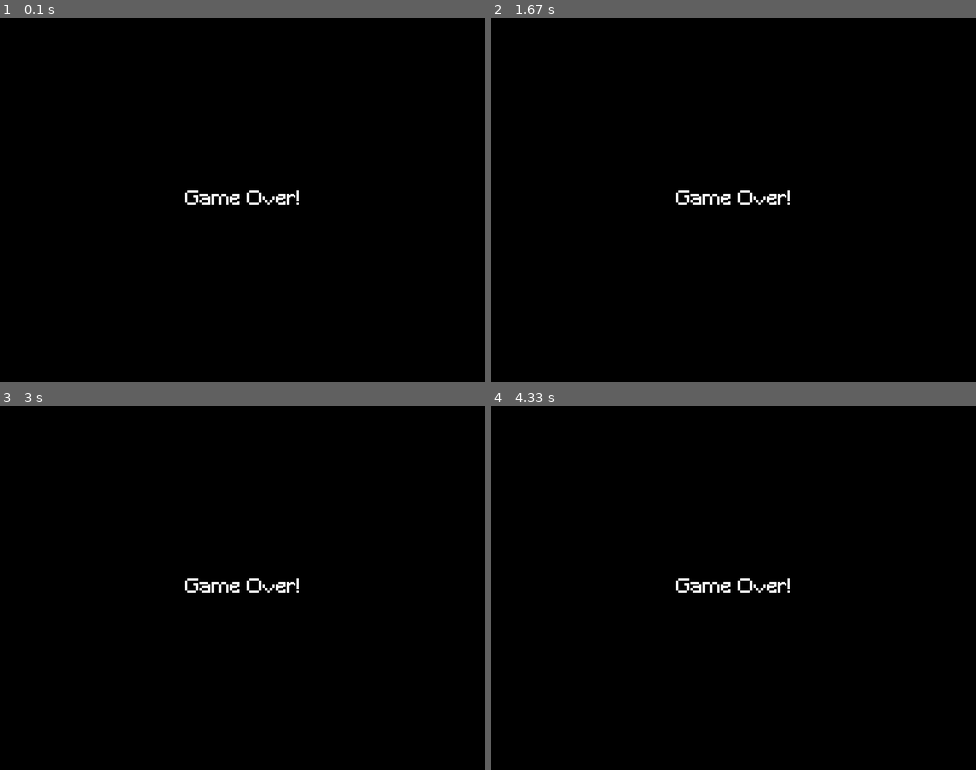
Above: before the commit, frames 1-4 (two rows, left to right).
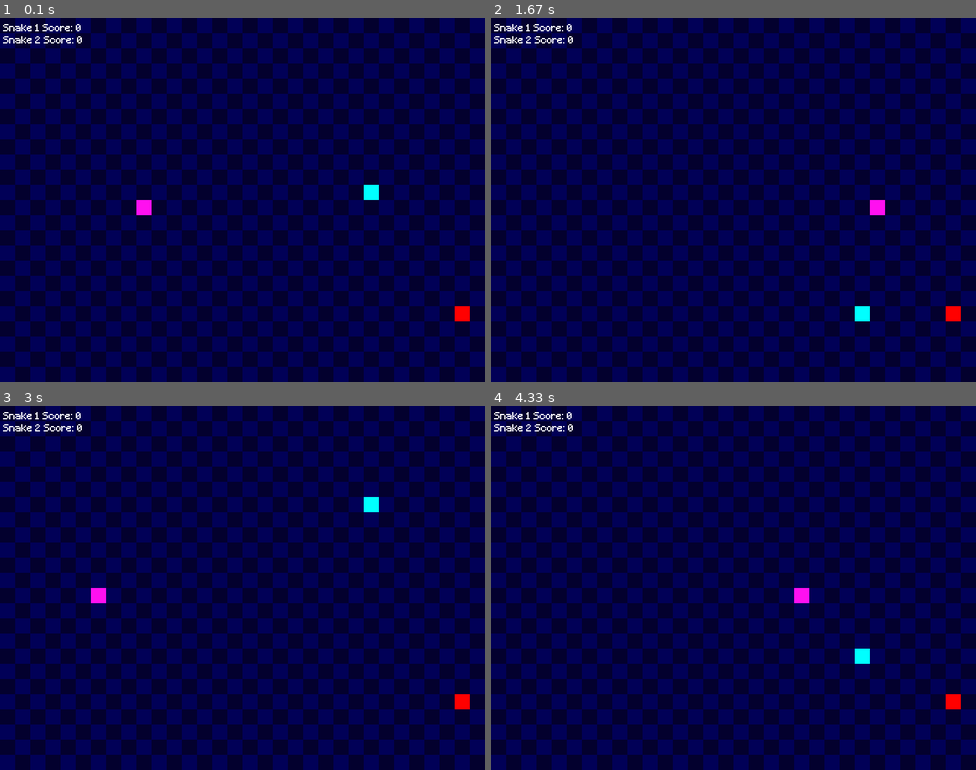
Above: after the commit, the same moments.

Repository: Sylvexia/snake_on_pygame
Game: pygame game, started from snake.py
Two runs of this game, one before a commit and one after it. Both use one fixed random seed, a clock stepped at 60 frames per second and the inputs below.
Inputs:
- Up to frame 1 (0.1 s): no input
- Up to frame 2 (1.67 s): no input
- Up to frame 3 (3 s): no input
- Up to frame 4 (4.33 s): no input

The runs differ from the first frame. In frame 1, 100% of the frame differs, in the area x 0-100%, y 0-100%; in frame 2, 100%; in frame 3, 100%; in frame 4, 100%.

Commit message:
complete for the game logic

Diff:
--- a/main.py
+++ b/main.py
@@ -1,6 +1,6 @@
 import pygame
 import pygame_gui
-from snake import snake_game
+from snake import snake_game, snake_game_2_player
 from option import option_gui
 
 pygame.init()
@@ -59,6 +59,8 @@
                                            )
 
 is_running = True
+game_mode = "single player"
+
 while is_running:
     for event in pygame.event.get():
         if event.type == pygame.QUIT:
@@ -68,9 +70,13 @@
 
         if event.type == pygame_gui.UI_BUTTON_PRESSED:
             if event.ui_element == button_new_game:
-                snake_game(screen)
+                if game_mode == "single player":
+                    snake_game(screen)
+                elif game_mode == "multiplayer":
+                    snake_game_2_player(screen)
+
             elif event.ui_element == button_options:
-                option_gui(screen)
+                game_mode=option_gui(screen)
             elif event.ui_element == button_quit:
                 is_running = False
 
--- a/option.py
+++ b/option.py
@@ -20,7 +20,14 @@
                                                     text="Return",
                                                     manager=gui_manager)
 
+    drop_down = pygame_gui.elements.UIDropDownMenu(relative_rect=pygame.Rect((250, 300), (300, 30)),
+                                                    options_list=["single player", "multiplayer"],
+                                                    starting_option="single player",
+                                                    manager=gui_manager)
+
     is_running = True
+
+    options = "single player"
 
     while is_running:
         for event in pygame.event.get():
@@ -34,9 +41,13 @@
                     volume = event.value
                     pygame.mixer.music.set_volume(volume)
 
+            elif event.type == pygame_gui.UI_DROP_DOWN_MENU_CHANGED:
+                if event.ui_element == drop_down:
+                    options = event.text
+
             elif event.type == pygame_gui.UI_BUTTON_PRESSED:
                 if event.ui_element == return_button:
-                    return
+                    return options
 
         gui_manager.update(pygame.time.Clock().tick(60) / 1000.0)
 
--- a/snake.py
+++ b/snake.py
@@ -125,9 +125,9 @@
             (self.position[0]*grid_width, self.position[1]*grid_height), (grid_width, grid_height))
         pygame.draw.rect(surface, self.color, r)
 
-def game_over(screen):
+def game_over(screen, score):
     myfont = pygame.font.Font('Minecraft.ttf', 32)
-    text = myfont.render(f"Game Over!", 1, ColorSet.text)
+    text = myfont.render(f"Game Over! \nScore is: {score}", 1, ColorSet.text)
     text_rect = text.get_rect(center=(Playground.width/2, Playground.height/2))
     clock = pygame.time.Clock()
     screen.fill((0, 0, 0))
@@ -140,6 +140,20 @@
         pygame.display.flip()
         clock.tick(60)
 
+def game_over_2p(screen, score1, score2):
+    myfont = pygame.font.Font('Minecraft.ttf', 32)
+    text = myfont.render(f"Game Over! \nRed snake score is: {score1}, \nBlue snake score is: {score2}", 1, ColorSet.text)
+    text_rect = text.get_rect(center=(Playground.width/2, Playground.height/2))
+    clock = pygame.time.Clock()
+    screen.fill((0, 0, 0))
+    while True:
+        events = pygame.event.get()
+        for event in events:
+            if event.type == pygame.KEYDOWN:
+                return
+        screen.blit(text, text_rect)
+        pygame.display.flip()
+        clock.tick(60)
 
 def drawGrid(surface):
     col_size = Playground.col_size
@@ -181,7 +195,7 @@
         snake.update()
 
         if len(snake.positions) > 2 and snake.get_head_position() in snake.positions[1:]:
-            game_over(screen)
+            game_over(screen, snake.score)
             return
 
         if snake.get_head_position() == food.position:
@@ -245,10 +259,13 @@
             events, [pygame.K_w, pygame.K_s, pygame.K_a, pygame.K_d])
         snake2.update()
 
-        if len(snake1.positions) > 2 and snake1.get_head_position() in snake1.positions[1:]:
-            snake1.reset()
-        if len(snake2.positions) > 2 and snake2.get_head_position() in snake2.positions[1:]:
-            snake2.reset()
+        if len(snake1.positions) > 2 and snake1.get_head_position() in snake1.positions[1:] or snake1.get_head_position() in snake2.positions:
+            game_over_2p(screen, snake1.score, snake2.score)
+            return
+        if len(snake2.positions) > 2 and snake2.get_head_position() in snake2.positions[1:] or snake2.get_head_position() in snake1.positions:
+            game_over_2p(screen, snake1.score, snake2.score)
+            return
+
 
         if snake1.get_head_position() == food.position:
             snake1.length += 1
@@ -290,7 +307,5 @@
 
 if __name__ == "__main__":
     pygame.init()
-    # snake_game_2_player(pygame.display.set_mode(
-    #     (Playground.width, Playground.height), pygame.RESIZABLE))
-    game_over(pygame.display.set_mode(
+    snake_game_2_player(pygame.display.set_mode(
         (Playground.width, Playground.height), pygame.RESIZABLE))
--- a/theme.json
+++ b/theme.json
@@ -15,5 +15,18 @@
             "dark_bg":"#000000",
             "normal_border": "#999999"
         }
+    },
+    "drop_down_menu":
+    {
+        "misc":
+        {
+            "expand_direction": "down"
+        },
+
+        "colours":
+        {
+            "normal_bg": "#25292e",
+            "hovered_bg": "#35393e"
+        }
     }
 }
